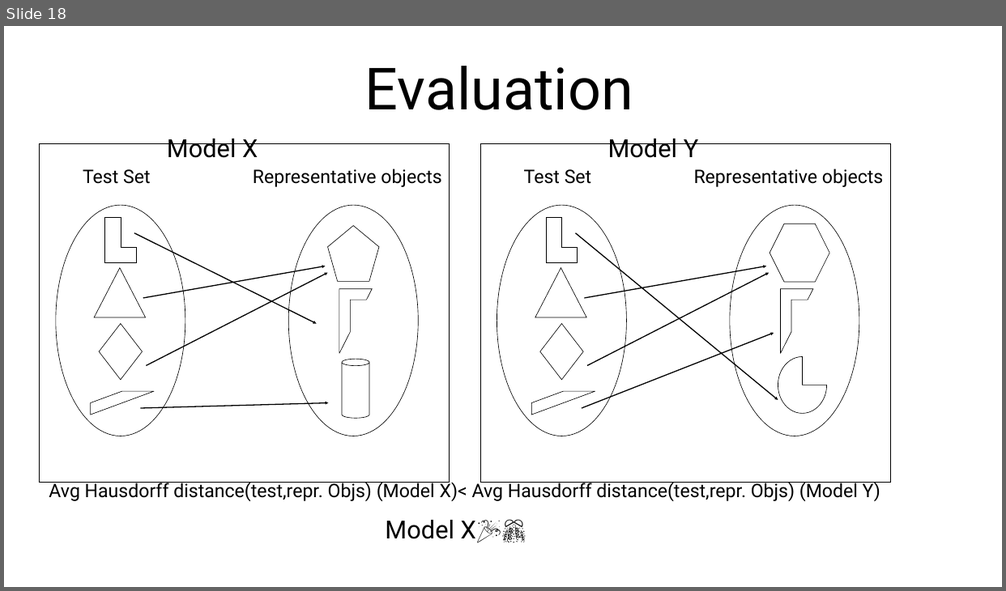
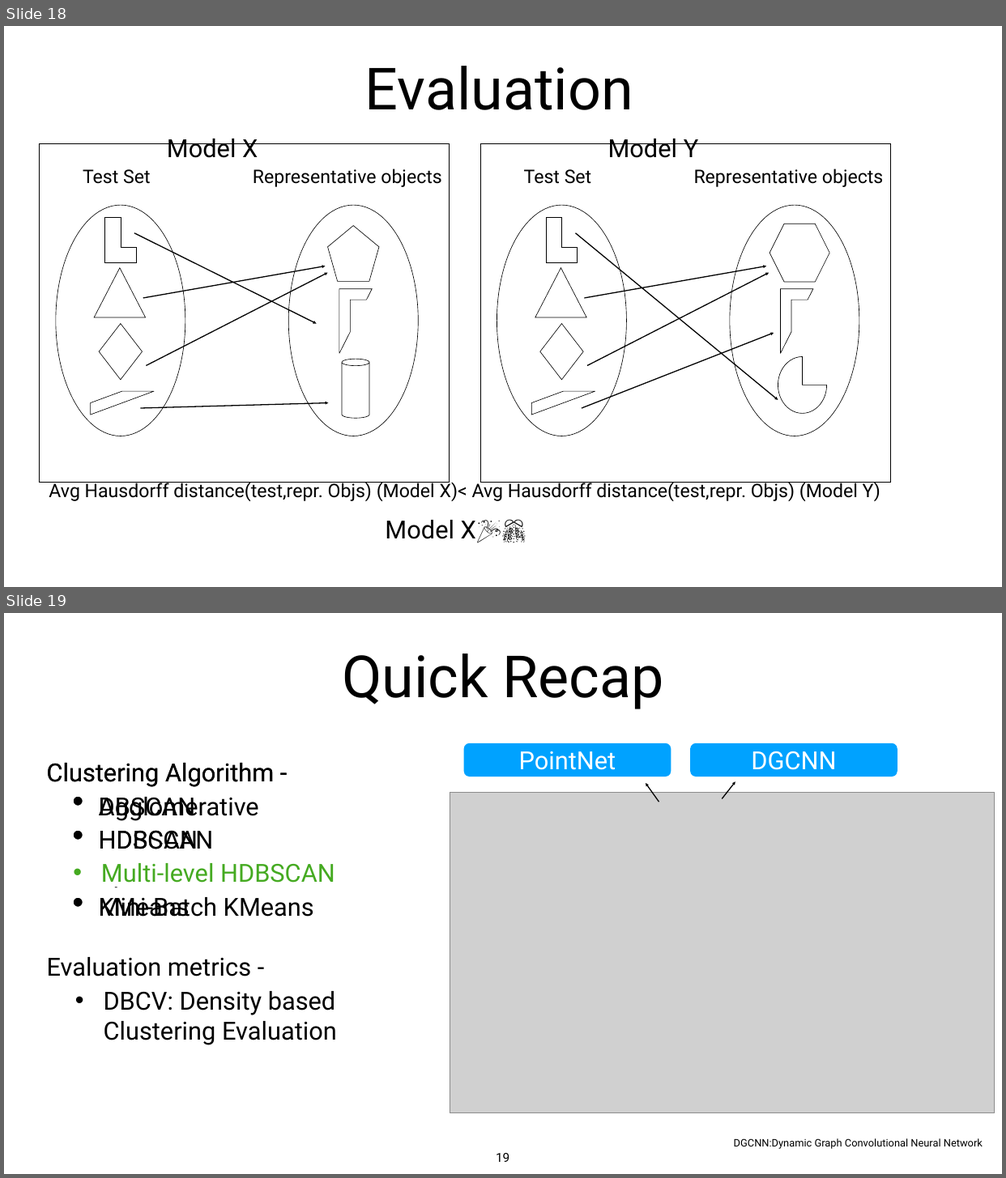
Before and after one commit to snehabanerjee2017/Thesis-Documentation, a slide deck: workshop_presentation.pptx. Shown one above the other, each under a label of ours: slide 18 before the commit, slides 18 and 19 after it. The pictures are 1006x591 and 1006x1178 pixels, drawn with LibreOffice and Linux fonts; fonts in the diff are those of the drawing; grey boxes stand for pictures. Boxes give left, top, right and bottom in pixels: in the first picture for what was removed or moved away, otherwise in the second. Text is boxed around its words. In the diff, an @@ line names an element or a change of style, - is before the commit and + after.

```diff
--- a/workshop_presentation.pptx
+++ b/workshop_presentation.pptx
@@ slide 19 added at box(4, 613, 1002, 1174), background #FFFFFF @@
@@ title added at box(342, 653, 663, 709), 112 pt, text #000000 @@
+Quick Recap
@@ rounded rectangle added at box(464, 743, 671, 777), fill #00A2FF, 48 pt, text #FFFFFF @@
+PointNet
@@ rounded rectangle added at box(690, 743, 897, 777), fill #00A2FF, 48 pt, text #FFFFFF @@
+DGCNN
@@ text added at box(47, 762, 274, 917), 48 pt, text #000000 @@
+Clustering Algorithm -
+  • DBSCAN
+  • HDSCAN
+  • K-Medoids
+  • KMeans
@@ arrow added from (722, 799) to (735, 781), #000000 2 pt @@
@@ text added at box(99, 797, 314, 917), 48 pt, text #000000 @@
+Clustering Algorithm -
+  • Agglomerative
+  • HDBSCAN
+  • Spectral
+  • Mini-Batch KMeans
@@ picture added at box(450, 792, 994, 1114) @@
@@ arrow added from (658, 802) to (646, 783), #000000 2 pt @@
@@ text added at box(101, 863, 335, 888), 48 pt, text #45AA21 @@
+• Multi-level HDBSCAN
@@ text added at box(47, 957, 251, 977), 48 pt, text #000000 @@
+Evaluation metrics -
@@ text added at box(104, 991, 337, 1046), 48 pt, text #000000 @@
+• DBCV: Density based Clustering Evaluation
@@ text added at box(734, 1139, 982, 1149), 20 pt, text #000000 @@
+DGCNN:Dynamic Graph Convolutional Neural Network
@@ page number added at box(496, 1153, 509, 1162), 24 pt, text #000000 @@
+19
```
Also in this commit, not shown: 8 other slides added.
